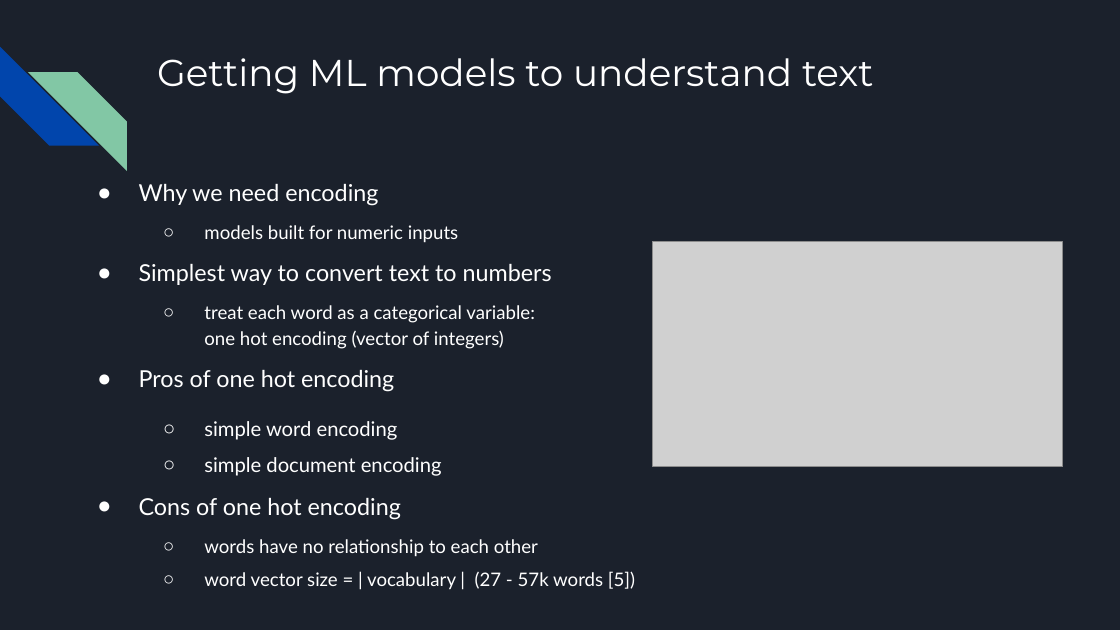
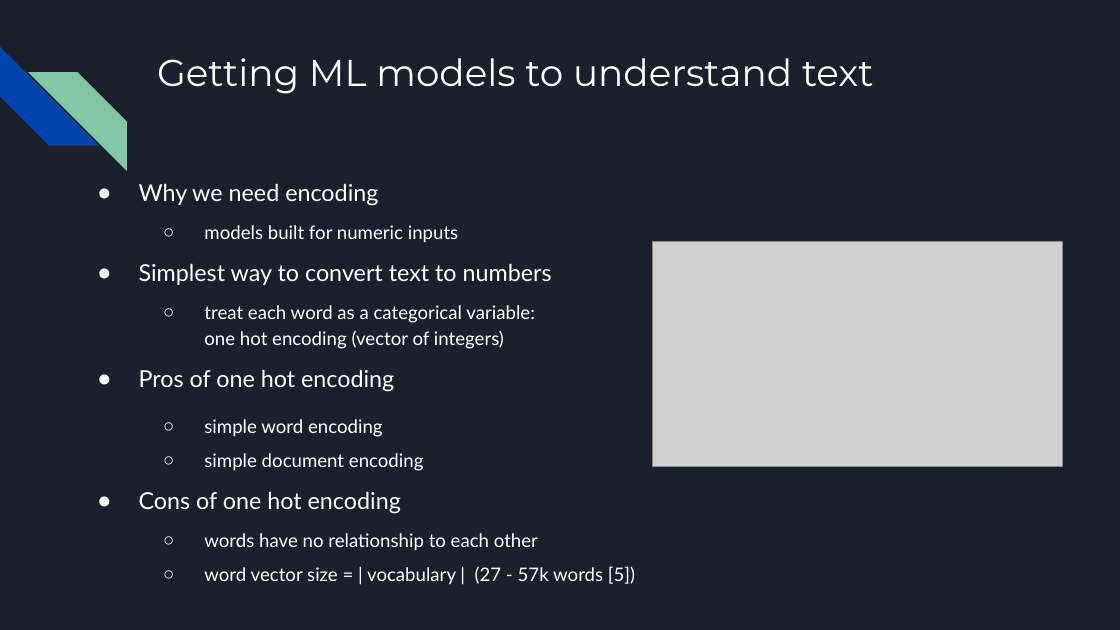
Before and after one commit to MichaelSzczepaniak/WordEmbeddings, a slide deck: slide 8 of word_embeddings_30min.odp. Drawn at 1120x630 pixels with LibreOffice and Linux fonts; fonts in the diff are those of the drawing; grey boxes stand for pictures. Boxes give left, top, right and bottom in pixels: in the first picture for what was removed or moved away, otherwise in the second. Text is boxed around its words. In the diff, an @@ line names an element or a change of style, - is before the commit and + after.

Commit message:
revise pres slides, start word embeddings module, start pres notebook, add glove embeddings dir to ignore file

```diff
--- a/word_embeddings_30min.odp
+++ b/word_embeddings_30min.odp
@@ text at (204,419,424,471): size 13 to 12 pt in "simple word encoding", "simple document encoding" @@
```
Also in this commit, not shown: 7 other slides changed, 3 other files.
